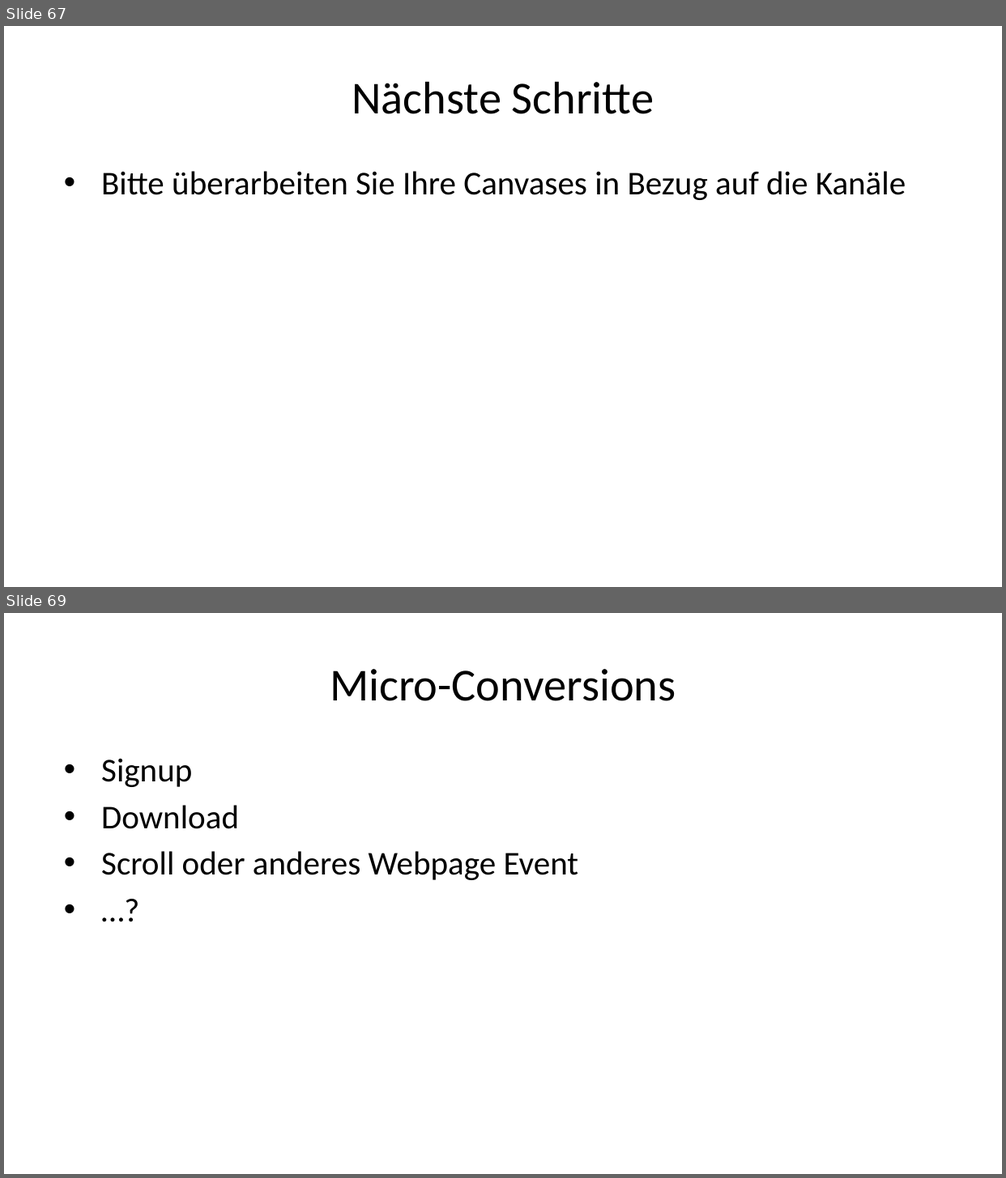
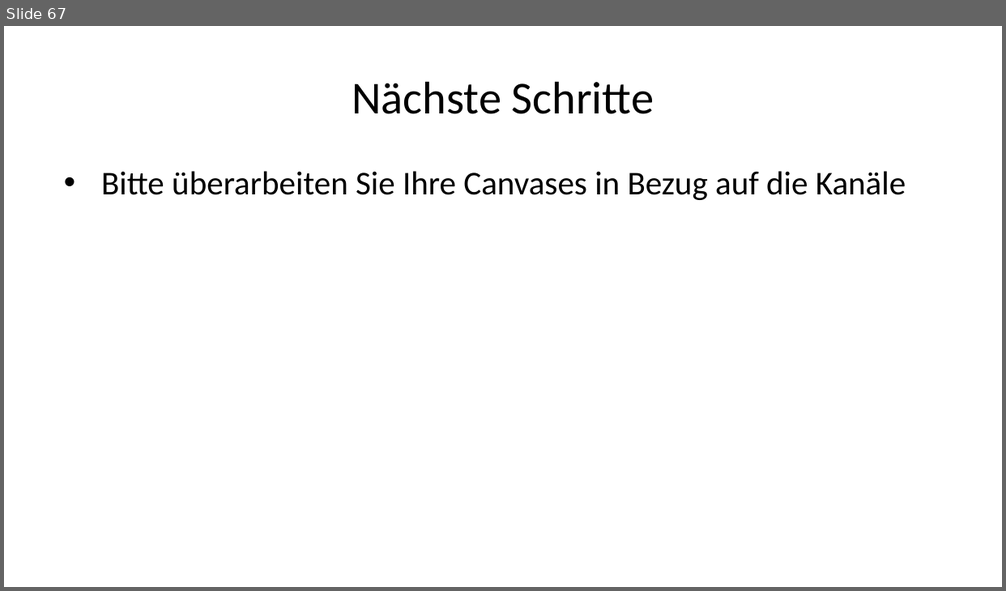
Before and after one commit to daswesen/digitale-inhalte, a slide deck: gdi.pptx. Shown one above the other, each under a label of ours: slides 67 and 69 before the commit, slide 67 after it; the slides between them are not shown. The pictures are 1006x1178 and 1006x591 pixels, drawn with LibreOffice and Linux fonts; fonts in the diff are those of the drawing. Boxes give left, top, right and bottom in pixels: in the first picture for what was removed or moved away, otherwise in the second. Text is boxed around its words. In the diff, an @@ line names an element or a change of style, - is before the commit and + after.

```diff
--- a/gdi.pptx
+++ b/gdi.pptx
@@ slide 69 removed at (4,613,1002,1174), background #FFFFFF @@
@@ title removed at (330,669,676,701) @@
-Micro-Conversions
@@ text removed at (101,758,579,880) @@
-• Signup
-• Download
-• Scroll oder anderes Webpage Event
-• …?
```
Also in this commit, not shown: 3 slides changed, 38 slides added, 1 other slide removed, 3 other files.
